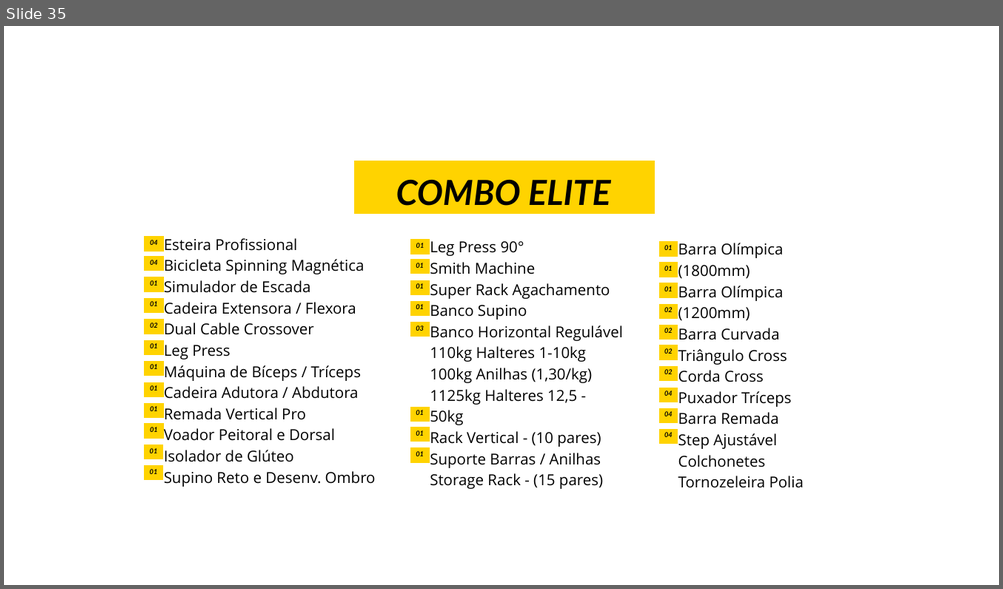
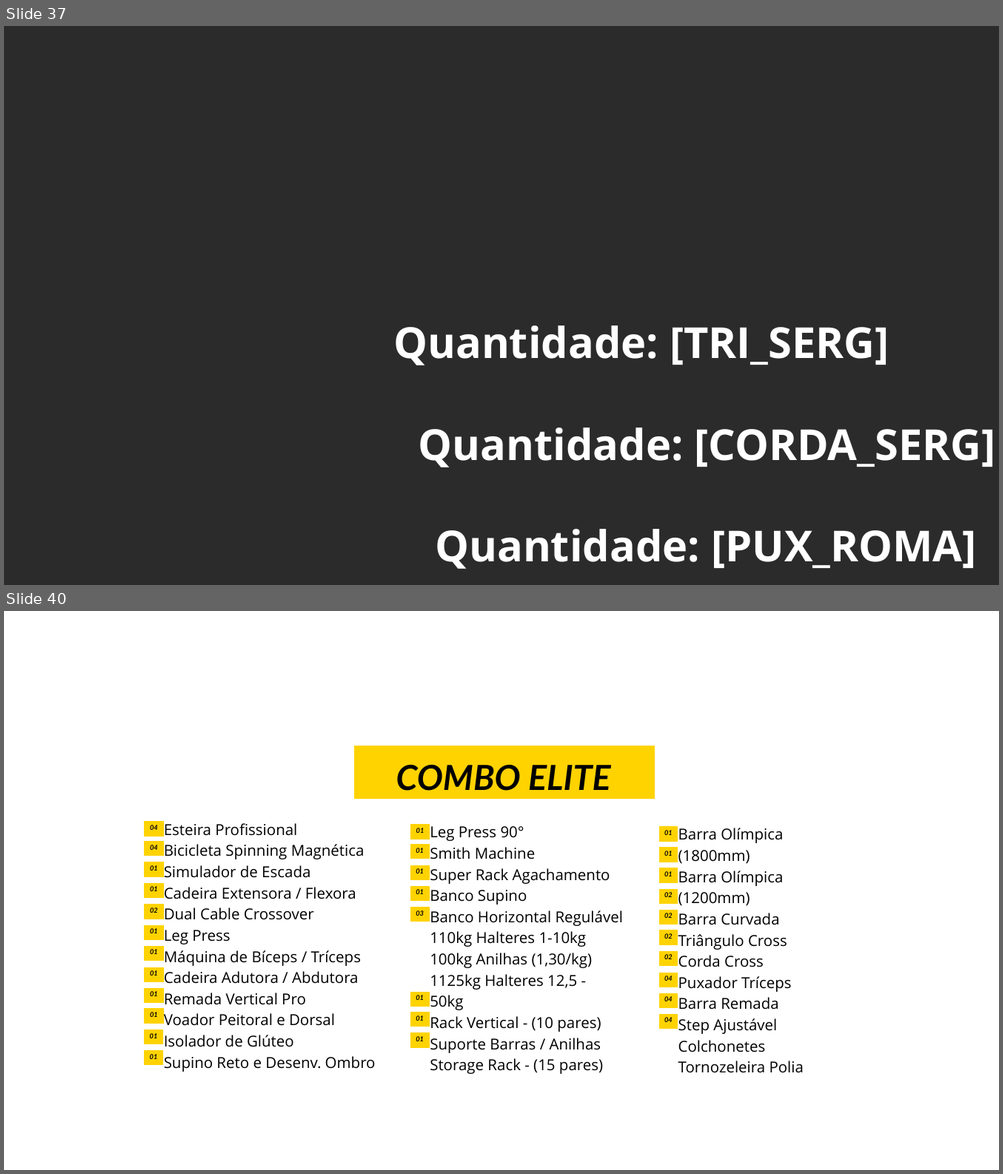
Before and after one commit to agencialumno/Site_duofitness, a slide deck: simulador_duofitness/templates/elite.pptx. Shown one above the other, each under a label of ours: slide 35 before the commit, slides 37 and 40 after it; the slides between them are not shown. The pictures are 1003x589 and 1003x1174 pixels, drawn with LibreOffice and Linux fonts; fonts in the diff are those of the drawing; background and template pictures are left out; a plain dark background stands for a picture behind light text. Boxes give left, top, right and bottom in pixels: in the first picture for what was removed or moved away, otherwise in the second. Text is boxed around its words. In the diff, an @@ line names an element or a change of style, - is before the commit and + after.

Commit message:
placeholders de equipamentos, promoção e recálculo dinâmico de parcela por edição de quantidade

```diff
--- a/simulador_duofitness/templates/elite.pptx
+++ b/simulador_duofitness/templates/elite.pptx
@@ slide 37 added at (4,26,999,585), background picture (left out) @@
@@ text added at (393,326,888,366), 61.9 pt, text #FFFFFF, bold @@
+Quantidade: [TRI_SERG]
@@ text added at (418,428,996,468), 61.9 pt, text #FFFFFF, bold @@
+Quantidade: [CORDA_SERG]
@@ text added at (435,529,976,569), 61.9 pt, text #FFFFFF, bold @@
+Quantidade: [PUX_ROMA]
@@ what was slide 35 is now slide 40 @@
```
Also in this commit, not shown: 27 other slides added, 23 slides removed, 5 other files.
